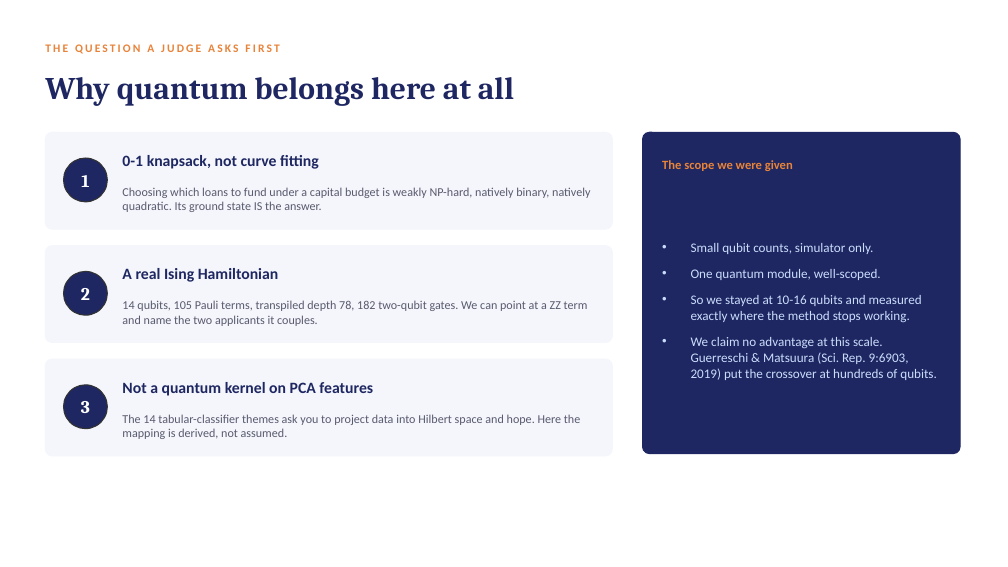
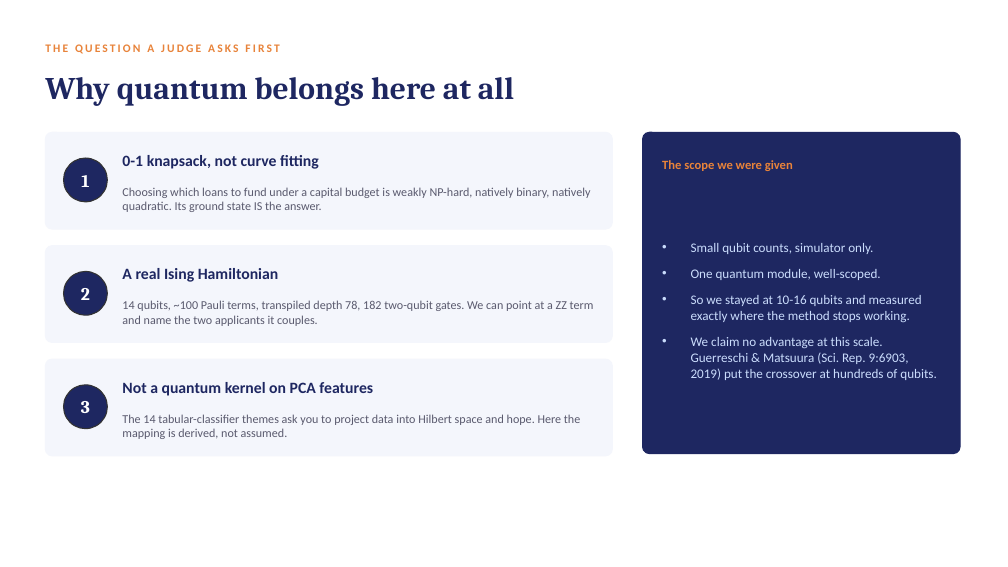
Before and after one commit to Dexterous-Ruler/quantum-loan-portfolio-allocator, a slide deck: slide 2 of PRESENTATION.pptx. Drawn at 1008x567 pixels with LibreOffice and Linux fonts; fonts in the diff are those of the drawing. Boxes give left, top, right and bottom in pixels: in the first picture for what was removed or moved away, otherwise in the second. Text is boxed around its words. In the diff, an @@ line names an element or a change of style, - is before the commit and + after.

```diff
--- a/PRESENTATION.pptx
+++ b/PRESENTATION.pptx
@@ text at bbox=[122, 300, 594, 326]: text changed @@
-14 qubits, 105 Pauli terms, transpiled depth 78, 182 two-qubit gates. We can point at a ZZ term and name the two applicants it couples.
+14 qubits, ~100 Pauli terms, transpiled depth 78, 182 two-qubit gates. We can point at a ZZ term and name the two applicants it couples.
```
Also in this commit, not shown: 5 other slides changed, 38 other files.
